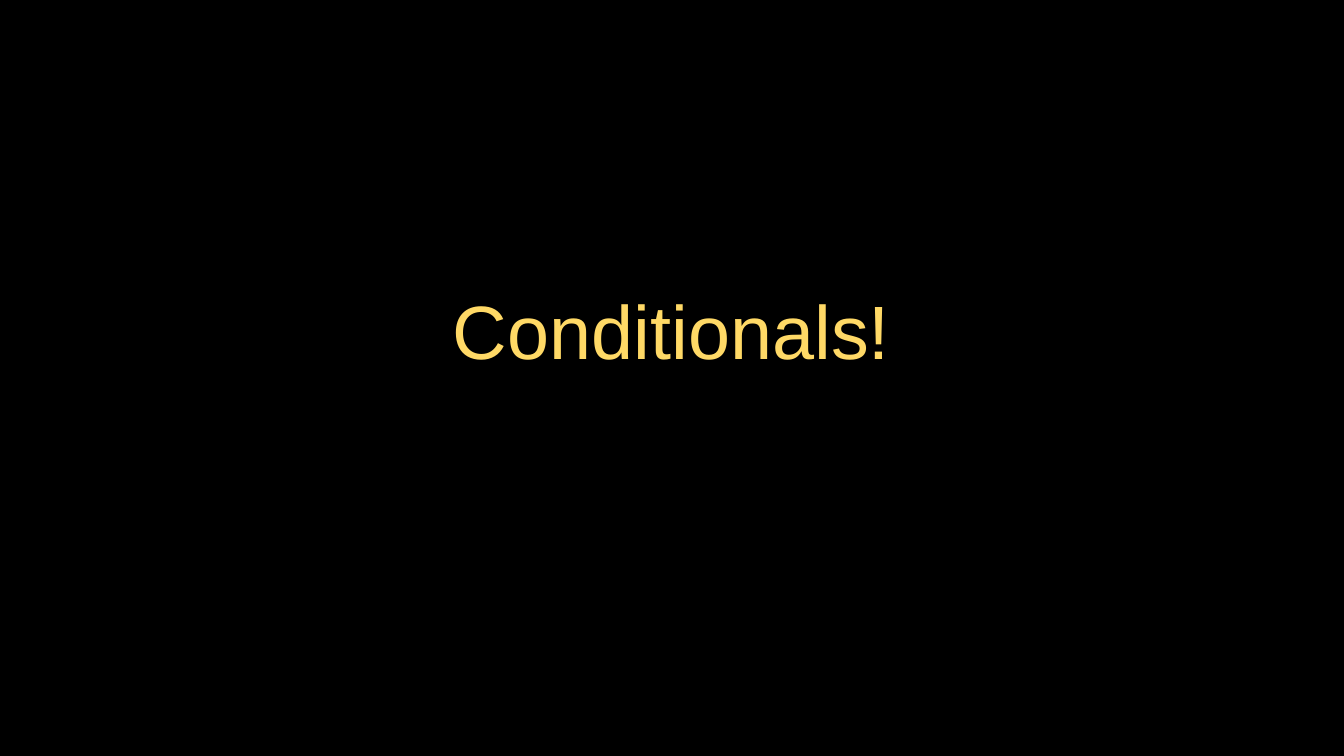
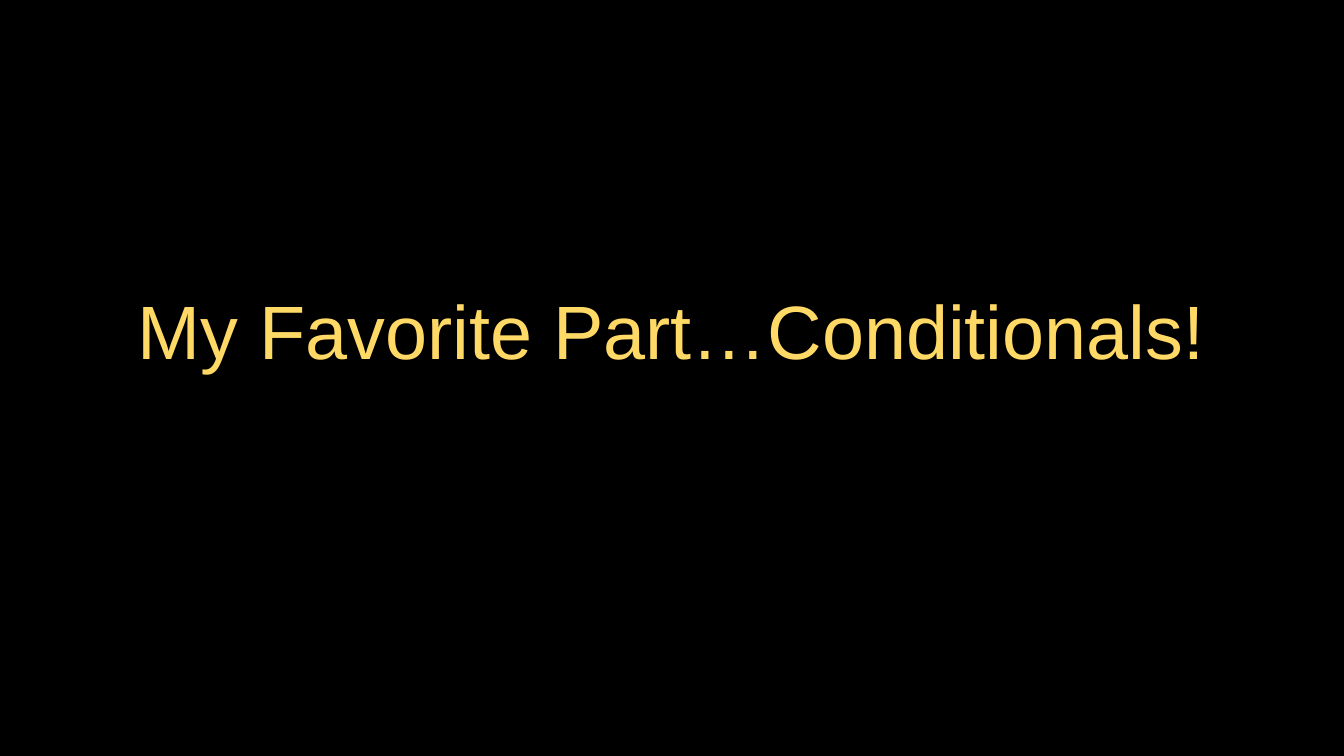
Before and after one commit to jeremypedersen/pythonlearn, a slide deck: slide 33 of slides/Pythonlearn-02-ExpressionsAndConditionals.pptx (slide 31 before the commit). Drawn at 1344x756 pixels with LibreOffice and Linux fonts; fonts in the diff are those of the drawing. Boxes give left, top, right and bottom in pixels: in the first picture for what was removed or moved away, otherwise in the second. Text is boxed around its words. In the diff, an @@ line names an element or a change of style, - is before the commit and + after.

```diff
--- a/slides/Pythonlearn-02-ExpressionsAndConditionals.pptx
+++ b/slides/Pythonlearn-02-ExpressionsAndConditionals.pptx
@@ title at [138,304,1204,373]: text changed @@
-Conditionals!
+My Favorite Part…Conditionals!
```
Also in this commit, not shown: 6 other slides changed, 5 slides added, 12 slides removed, 2 other files.
